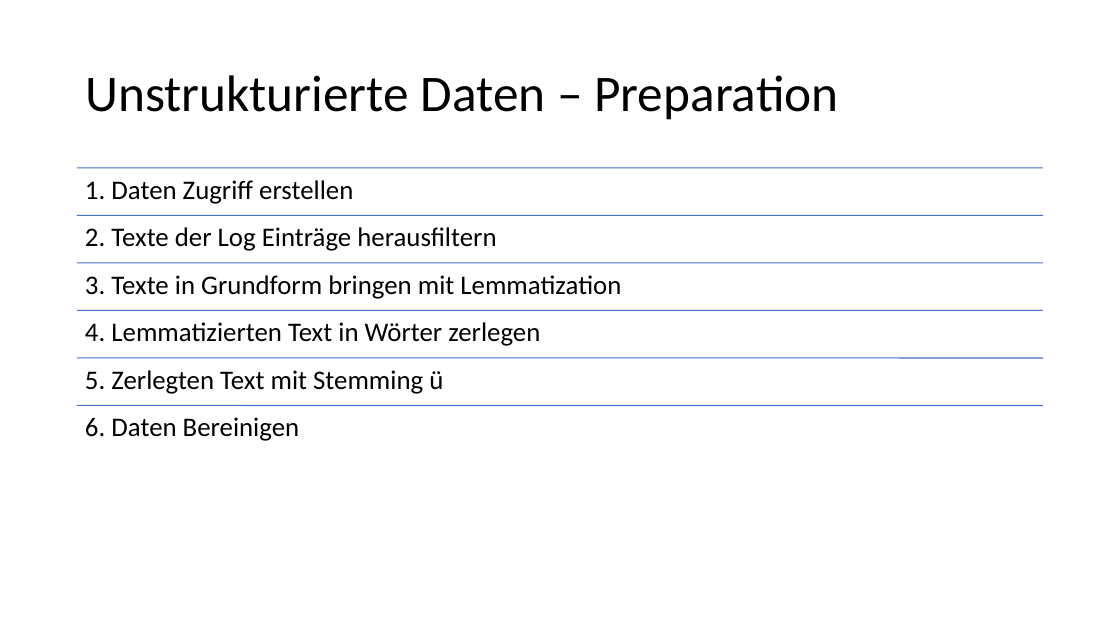
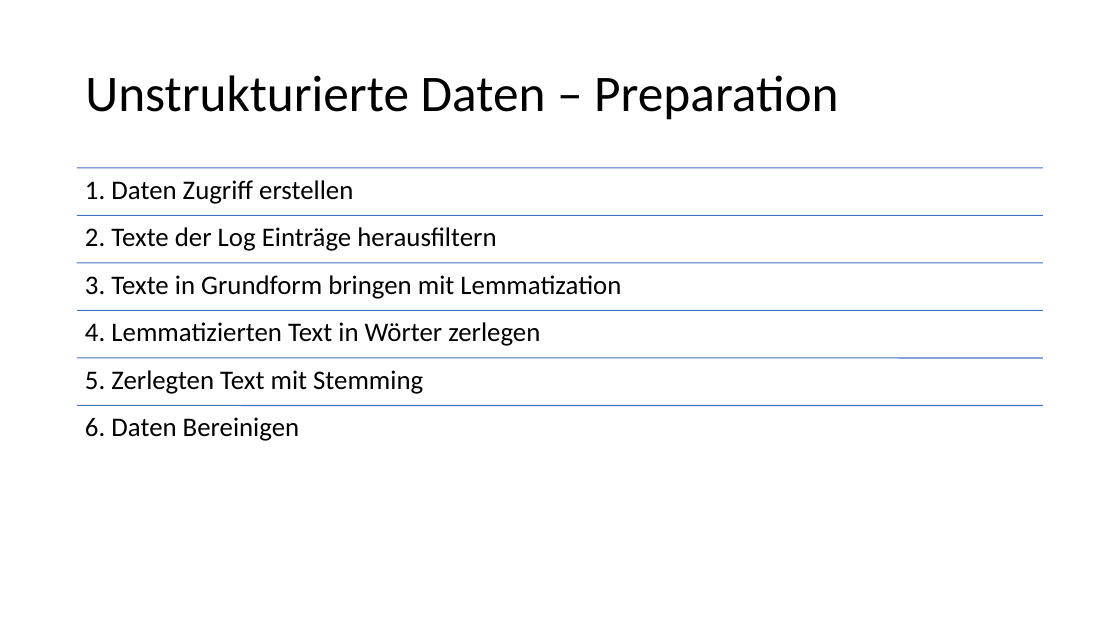
Before and after one commit to Flitschi7/big-data-management, a slide deck: slide 10 of Organisational/Dokumentation HHZ Rocket Project.pptx. Drawn at 1120x630 pixels with LibreOffice and Linux fonts; fonts in the diff are those of the drawing. Boxes give left, top, right and bottom in pixels: in the first picture for what was removed or moved away, otherwise in the second. Text is boxed around its words. In the diff, an @@ line names an element or a change of style, - is before the commit and + after.

```diff
--- a/Organisational/Dokumentation HHZ Rocket Project.pptx
+++ b/Organisational/Dokumentation HHZ Rocket Project.pptx
@@ text at (85, 370, 423, 394): text changed @@
-5. Zerlegten Text mit Stemming ü
+5. Zerlegten Text mit Stemming
```
Also in this commit, not shown: 6 other slides changed, 2 slides added, 1 slide removed.
